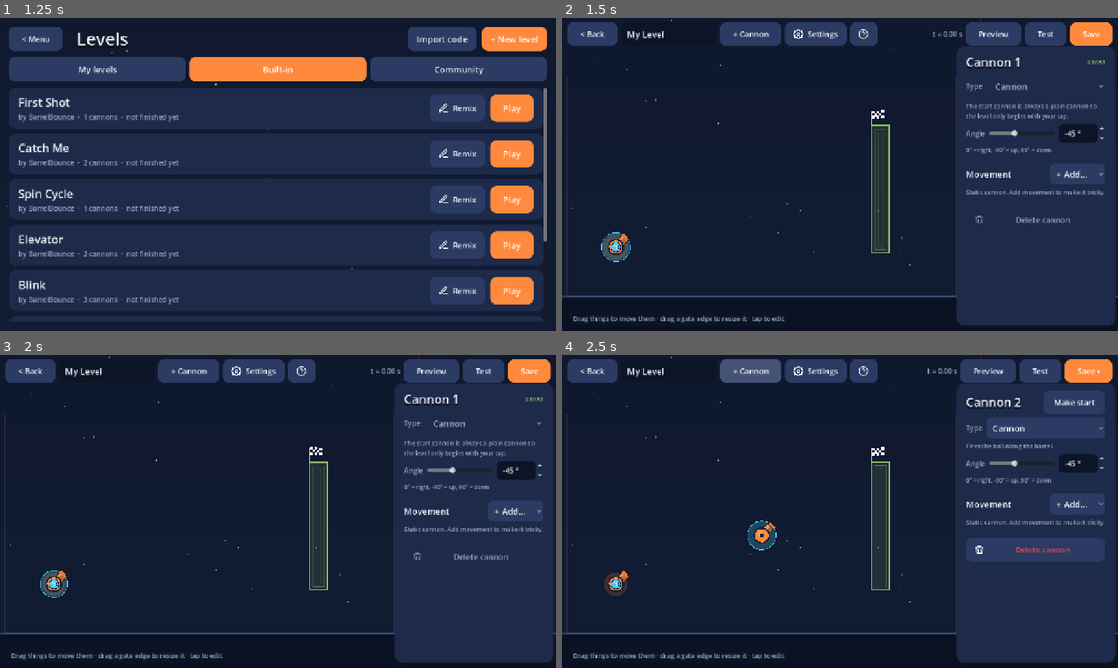
Above: before the commit, frames 1-4 (two rows, left to right).
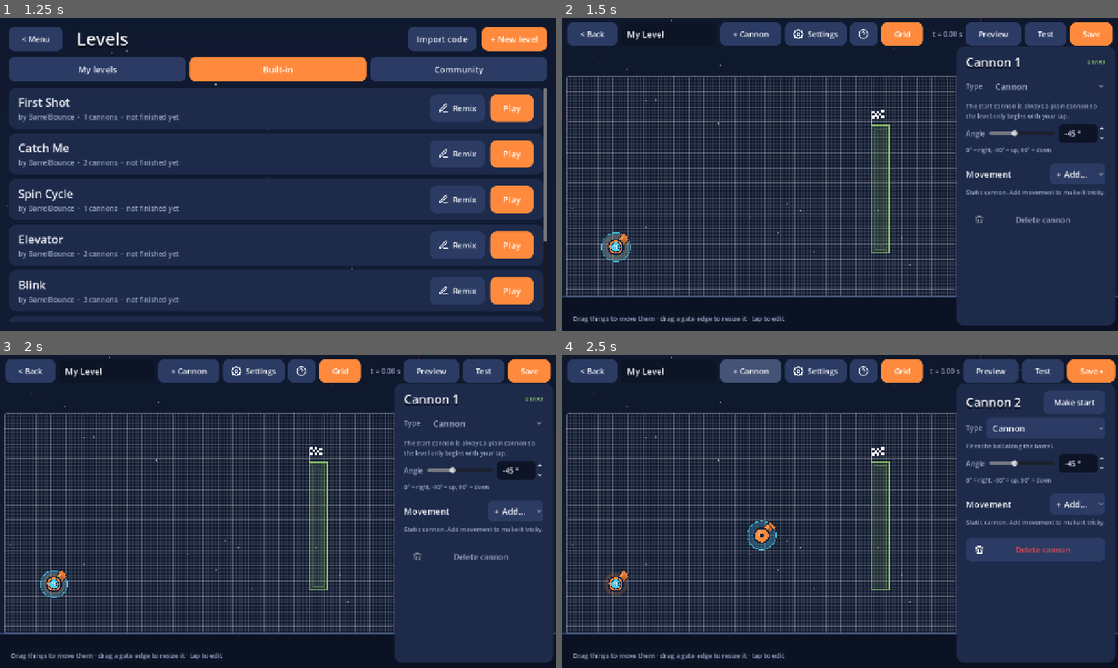
Above: after the commit, the same moments.

Repository: incredibleLeitman/BarrelBounce
Game: Godot game, scene res://scenes/main_menu.tscn
The game is run twice, just before and just after one commit, with the same random seed, the same clock (stepped at 60 frames per second) and the same inputs.
Inputs:
- Up to frame 1 (1.25 s): click "Start" at 0.5 s
- Up to frame 2 (1.5 s): click "+ New level" at 1.25 s
- Up to frame 3 (2 s): no input
- Up to frame 4 (2.5 s): click "+ Cannon" at 2 s

Frame 1 is identical in both runs. In frame 2, 12% of the frame differs, in the area x 0-71%, y 1-89%; in frame 3, 12%; in frame 4, 12%, in the area x 0-100%, y 1-89%.

Commit message:
Editor: zoom, pan and grid toggle
Shared CameraRig (wheel / pinch / magnify zoom, clamped panning) used
by the level and the editor. In the editor, dragging empty space or the
middle / right mouse button pans. Grid button toggles a 10 px alignment
grid with stronger lines every 50 px, drawn as hairlines so it survives
the editor's scaled view.

Co-Authored-By: Claude Fable 5.1 <noreply@anthropic.com>
Claude-Session: https://claude.ai/code/session_01P1Bjp7HghSrjiHKHQrjXiS

Diff:
--- a/scripts/editor.gd
+++ b/scripts/editor.gd
@@ -20,7 +20,10 @@
 var drag_mode: int = Drag.NONE
 var drag_offset := Vector2.ZERO
 var drag_anchor := Rect2()  # gate rect when a resize drag started
+var panning := false        # dragging empty space (or the middle mouse button) moves the camera
 var previewing := false
+var camera: CameraRig
+var grid_button: Button
 
 var ui: CanvasLayer
 var name_edit: LineEdit
@@ -43,8 +46,20 @@
 	view.fit_inset = Rect2(12, 66, 372, 12)   # keep clear of the top bar and the inspector
 	add_child(view)
 	view.bind(sim)
+	camera = CameraRig.new()
+	add_child(camera)
+	_update_camera_limits()
+	get_viewport().size_changed.connect(_update_camera_limits)
 	_build_ui()
 	_select_cannon(0)
+
+
+func _update_camera_limits() -> void:
+	# The view is scaled to fit beside the inspector, so the world bounds scale with it.
+	var world := Rect2(view.position + Simulation.WORLD.position * view.scale.x, Simulation.WORLD.size * view.scale.x)
+	# Merge with the viewport so the default view stays put when the scaled world is smaller than the screen.
+	camera.limit_rect = Rect2(Vector2.ZERO, get_viewport_rect().size).merge(world)
+	camera.clamp_position()
 
 
 # ---------------------------------------------------------------- UI
@@ -86,6 +101,16 @@
 	var help := UI.icon_button("", "help")
 	help.pressed.connect(func(): HelpDialog.show(root))
 	top.add_child(help)
+
+	grid_button = UI.small_button("  Grid  ")
+	grid_button.toggle_mode = true
+	grid_button.button_pressed = true
+	grid_button.toggled.connect(func(on):
+		view.backdrop.show_grid = on
+		view.backdrop.queue_redraw())
+	top.add_child(grid_button)
+	view.backdrop.show_grid = true
+	view.backdrop.queue_redraw()
 
 	top.add_child(UI.hspacer_expand())
 
@@ -393,18 +418,30 @@
 
 
 func _unhandled_input(event: InputEvent) -> void:
+	if camera.handle_zoom_input(event):
+		return
 	if event is InputEventMouseButton:
+		if event.button_index == MOUSE_BUTTON_MIDDLE or event.button_index == MOUSE_BUTTON_RIGHT:
+			panning = event.pressed
+			return
 		if event.button_index != MOUSE_BUTTON_LEFT:
 			return
 		if event.pressed:
 			_pick(view.world_mouse())
+			# Pressing empty space grabs the camera instead of an object.
+			panning = not dragging
 		else:
 			dragging = false
+			panning = false
 			drag_mode = Drag.NONE
 			_update_cursor(view.world_mouse())
 	elif event is InputEventMouseMotion:
+		if camera.pinching():
+			return
 		if dragging:
 			_drag_to(view.world_mouse())
+		elif panning:
+			camera.pan_by(event.relative)
 		else:
 			_update_cursor(view.world_mouse())
 	elif event is InputEventKey and event.pressed and not event.echo:
--- a/scripts/level.gd
+++ b/scripts/level.gd
@@ -4,10 +4,6 @@
 ## The camera can zoom out (mouse wheel or pinch) and be dragged around while a button is held.
 
 const DEATH_PAUSE := 0.7
-const ZOOM_MIN := 0.4        # furthest out
-const ZOOM_MAX := 1.0        # the default view; zooming in closer than that is not allowed
-const ZOOM_STEP := 1.12
-const DRAG_THRESHOLD := 10.0
 
 var sim: Simulation
 var view: LevelView
@@ -16,11 +12,8 @@
 var death_timer := 0.0
 var finished := false
 
-var camera: Camera2D
+var camera: CameraRig
 var dragging := false
-var drag_last := Vector2.ZERO
-var touches: Dictionary = {}       # finger index -> screen position (for pinch)
-var pinch_last_dist := 0.0
 
 var ui: CanvasLayer
 var time_label: Label
@@ -41,17 +34,10 @@
 	view = LevelView.new()
 	add_child(view)
 	view.bind(sim)
-	camera = Camera2D.new()
+	camera = CameraRig.new()
+	camera.limit_rect = Rect2(Vector2.ZERO, get_viewport_rect().size).merge(Rect2(view.position + Simulation.WORLD.position, Simulation.WORLD.size))
 	add_child(camera)
-	_reset_camera()
-	get_viewport().size_changed.connect(_reset_camera)
 	_build_ui()
-
-
-func _reset_camera() -> void:
-	camera.zoom = Vector2.ONE
-	camera.position = get_viewport_rect().size * 0.5
-	_clamp_camera()
 
 
 func _build_ui() -> void:
@@ -149,43 +135,17 @@
 
 func _unhandled_input(event: InputEvent) -> void:
 	# Camera controls work in every state, firing only while playing.
+	if camera.handle_zoom_input(event):
+		return
 	if event is InputEventMouseButton:
-		match event.button_index:
-			MOUSE_BUTTON_WHEEL_UP:
-				_zoom_by(ZOOM_STEP, event.position)
-				return
-			MOUSE_BUTTON_WHEEL_DOWN:
-				_zoom_by(1.0 / ZOOM_STEP, event.position)
-				return
 		if event.pressed:
 			dragging = true
-			drag_last = event.position
 			_fire()
 		else:
 			dragging = false
 	elif event is InputEventMouseMotion:
-		if dragging and touches.size() < 2:
-			camera.position -= event.relative / camera.zoom.x
-			_clamp_camera()
-	elif event is InputEventScreenTouch:
-		# Track every finger for pinch-to-zoom. The first finger also arrives as mouse events.
-		if event.pressed:
-			touches[event.index] = event.position
-		else:
-			touches.erase(event.index)
-		if touches.size() == 2:
-			pinch_last_dist = _pinch_distance()
-	elif event is InputEventScreenDrag:
-		if touches.has(event.index):
-			touches[event.index] = event.position
-		if touches.size() == 2:
-			var d := _pinch_distance()
-			if pinch_last_dist > 0.0:
-				_zoom_by(d / pinch_last_dist, _pinch_center())
-			pinch_last_dist = d
-	elif event is InputEventMagnifyGesture:
-		if touches.size() < 2:
-			_zoom_by(event.factor, event.position)
+		if dragging and not camera.pinching():
+			camera.pan_by(event.relative)
 	elif event is InputEventKey and event.pressed and not event.echo:
 		if event.keycode == KEY_ESCAPE:
 			_on_back()
@@ -200,39 +160,6 @@
 		return
 	pending_fire = true
 	get_viewport().set_input_as_handled()
-
-
-func _pinch_distance() -> float:
-	var pts := touches.values()
-	return (pts[0] as Vector2).distance_to(pts[1] as Vector2)
-
-
-func _pinch_center() -> Vector2:
-	var pts := touches.values()
-	return ((pts[0] as Vector2) + (pts[1] as Vector2)) * 0.5
-
-
-## Zooms around a screen point so what is under the finger / cursor stays put.
-func _zoom_by(factor: float, screen_point: Vector2) -> void:
-	var old_zoom := camera.zoom.x
-	var new_zoom := clampf(old_zoom * factor, ZOOM_MIN, ZOOM_MAX)
-	if is_equal_approx(new_zoom, old_zoom):
-		return
-	var vp_center := get_viewport_rect().size * 0.5
-	var world_before := camera.position + (screen_point - vp_center) / old_zoom
-	camera.zoom = Vector2(new_zoom, new_zoom)
-	camera.position = world_before - (screen_point - vp_center) / new_zoom
-	_clamp_camera()
-
-
-## Keeps the play area in view: never pan further than the world bounds.
-func _clamp_camera() -> void:
-	var half := get_viewport_rect().size * 0.5 / camera.zoom.x
-	var world := Rect2(view.position + Simulation.WORLD.position, Simulation.WORLD.size)
-	var lo := world.position + half
-	var hi := world.end - half
-	camera.position.x = clampf(camera.position.x, minf(lo.x, hi.x), maxf(lo.x, hi.x))
-	camera.position.y = clampf(camera.position.y, minf(lo.y, hi.y), maxf(lo.y, hi.y))
 
 
 # ---------------------------------------------------------------- simulation
--- a/scripts/view/backdrop.gd
+++ b/scripts/view/backdrop.gd
@@ -16,6 +16,8 @@
 		theme_name = v if THEMES.has(v) else "space"
 		queue_redraw()
 var show_bounds := false
+## Editor alignment grid: faint 10 px lines (the snap step) with stronger lines every 50 px.
+var show_grid := false
 var t := 0.0
 
 
@@ -33,6 +35,8 @@
 		"sunset": _draw_sunset()
 		"cave": _draw_cave()
 		_: _draw_space()
+	if show_grid:
+		_draw_grid()
 	# Play area outline, visible in every theme.
 	draw_rect(Rect2(Vector2.ZERO, Simulation.BASE_SIZE), Color(1, 1, 1, 0.08), false, 2.0)
 	if show_bounds:
@@ -164,6 +168,21 @@
 	draw_rect(Rect2(-4000, Simulation.BASE_SIZE.y, 8000, 6), Color("#4a3a55"))
 
 
+func _draw_grid() -> void:
+	var size := Simulation.BASE_SIZE
+	var minor := Color(1, 1, 1, 0.09)
+	var major := Color(1, 1, 1, 0.26)
+	# Width -1 is a hairline: always one screen pixel, whatever the zoom or editor scale.
+	var x := 0.0
+	while x <= size.x:
+		draw_line(Vector2(x, 0), Vector2(x, size.y), major if fmod(x, 50.0) == 0.0 else minor, -1.0)
+		x += 10.0
+	var y := 0.0
+	while y <= size.y:
+		draw_line(Vector2(0, y), Vector2(size.x, y), major if fmod(y, 50.0) == 0.0 else minor, -1.0)
+		y += 10.0
+
+
 func _draw_dashed_rect(r: Rect2, color: Color) -> void:
 	var pts := [r.position, r.position + Vector2(r.size.x, 0), r.end, r.position + Vector2(0, r.size.y), r.position]
 	for i in 4:
--- /dev/null
+++ b/scripts/view/camera_rig.gd
@@ -0,0 +1,101 @@
+class_name CameraRig
+extends Camera2D
+## Zoom-out-and-back camera shared by the level and the editor.
+## Mouse wheel, two-finger pinch and trackpad magnify zoom around the pointer; the owning
+## scene decides when a drag pans and calls [method pan_by]. Zooming in closer than the
+## default view is not allowed, and panning is clamped so the world never leaves the screen.
+
+const ZOOM_MIN := 0.4
+const ZOOM_MAX := 1.0
+const ZOOM_STEP := 1.12
+
+## Screen-space rectangle the camera may not leave (set by the owner, usually the world bounds).
+var limit_rect := Rect2()
+var touches: Dictionary = {}       # finger index -> screen position
+var pinch_last_dist := 0.0
+
+
+func _ready() -> void:
+	reset_view()
+	get_viewport().size_changed.connect(reset_view)
+
+
+func reset_view() -> void:
+	zoom = Vector2.ONE
+	position = get_viewport_rect().size * 0.5
+	clamp_position()
+
+
+## True while two fingers are down (the owner should not treat the motion as a drag).
+func pinching() -> bool:
+	return touches.size() >= 2
+
+
+## Handles wheel, touch tracking, pinch and magnify. Returns true when the event was a zoom.
+func handle_zoom_input(event: InputEvent) -> bool:
+	if event is InputEventMouseButton and event.pressed:
+		if event.button_index == MOUSE_BUTTON_WHEEL_UP:
+			zoom_by(ZOOM_STEP, event.position)
+			return true
+		if event.button_index == MOUSE_BUTTON_WHEEL_DOWN:
+			zoom_by(1.0 / ZOOM_STEP, event.position)
+			return true
+	elif event is InputEventScreenTouch:
+		if event.pressed:
+			touches[event.index] = event.position
+		else:
+			touches.erase(event.index)
+		if touches.size() == 2:
+			pinch_last_dist = _pinch_distance()
+	elif event is InputEventScreenDrag:
+		if touches.has(event.index):
+			touches[event.index] = event.position
+		if touches.size() == 2:
+			var d := _pinch_distance()
+			if pinch_last_dist > 0.0:
+				zoom_by(d / pinch_last_dist, _pinch_center())
+			pinch_last_dist = d
+			return true
+	elif event is InputEventMagnifyGesture:
+		if touches.size() < 2:
+			zoom_by(event.factor, event.position)
+		return true
+	return false
+
+
+func pan_by(screen_delta: Vector2) -> void:
+	position -= screen_delta / zoom.x
+	clamp_position()
+
+
+## Zooms around a screen point so what is under the finger / cursor stays put.
+func zoom_by(factor: float, screen_point: Vector2) -> void:
+	var old_zoom := zoom.x
+	var new_zoom := clampf(old_zoom * factor, ZOOM_MIN, ZOOM_MAX)
+	if is_equal_approx(new_zoom, old_zoom):
+		return
+	var vp_center := get_viewport_rect().size * 0.5
+	var world_before := position + (screen_point - vp_center) / old_zoom
+	zoom = Vector2(new_zoom, new_zoom)
+	position = world_before - (screen_point - vp_center) / new_zoom
+	clamp_position()
+
+
+func clamp_position() -> void:
+	if limit_rect.size == Vector2.ZERO:
+		return
+	var half := get_viewport_rect().size * 0.5 / zoom.x
+	var lo := limit_rect.position + half
+	var hi := limit_rect.end - half
+	position.x = clampf(position.x, minf(lo.x, hi.x), maxf(lo.x, hi.x))
+	position.y = clampf(position.y, minf(lo.y, hi.y), maxf(lo.y, hi.y))
+
+
+func _pinch_distance() -> float:
+	var pts := touches.values()
+	return (pts[0] as Vector2).distance_to(pts[1] as Vector2)
+
+
+func _pinch_center() -> Vector2:
+	var pts := touches.values()
+	return ((pts[0] as Vector2) + (pts[1] as Vector2)) * 0.5
--- a/tools/smoke_test.gd
+++ b/tools/smoke_test.gd
@@ -67,10 +67,10 @@
 	scene._restart()
 	check(sim.tick == 0 and sim.elapsed_ticks() == 0, "restart resets tick and timer to 0")
 	# Camera: zooming in beyond the default is refused, zooming out is clamped to the minimum.
-	scene._zoom_by(2.0, Vector2(640, 360))
+	scene.camera.zoom_by(2.0, Vector2(640, 360))
 	check(scene.camera.zoom.x == 1.0, "cannot zoom closer than the default view")
-	scene._zoom_by(0.01, Vector2(640, 360))
-	check(is_equal_approx(scene.camera.zoom.x, scene.ZOOM_MIN), "zoom out stops at the minimum")
+	scene.camera.zoom_by(0.01, Vector2(640, 360))
+	check(is_equal_approx(scene.camera.zoom.x, CameraRig.ZOOM_MIN), "zoom out stops at the minimum")
 	scene.queue_free()
 	await get_tree().process_frame
 
@@ -119,6 +119,17 @@
 	check(editor.finish_selected, "picking the gate selects it")
 	editor._drag_to(fr.get_center() + Vector2(-100, 0))
 	check(float(editor.level["finish"]["x"]) == fr.position.x - 100.0, "gate dragged")
+	# Camera and grid in the editor.
+	editor.camera.zoom_by(0.5, Vector2(400, 300))
+	check(is_equal_approx(editor.camera.zoom.x, 0.5), "editor zooms out")
+	var before: Vector2 = editor.camera.position
+	editor.camera.pan_by(Vector2(-200, 0))
+	check(editor.camera.position.x > before.x, "editor pans")
+	editor.camera.zoom_by(10.0, Vector2(400, 300))
+	check(editor.camera.zoom.x == 1.0, "editor zoom stops at the default view")
+	check(editor.view.backdrop.show_grid, "grid is on by default in the editor")
+	editor.grid_button.button_pressed = false
+	check(not editor.view.backdrop.show_grid, "grid button hides the grid")
 	editor._save()
 	var saved := GameState.user_levels()
 	var found := false
Not shown, added: scripts/view/camera_rig.gd.uid
